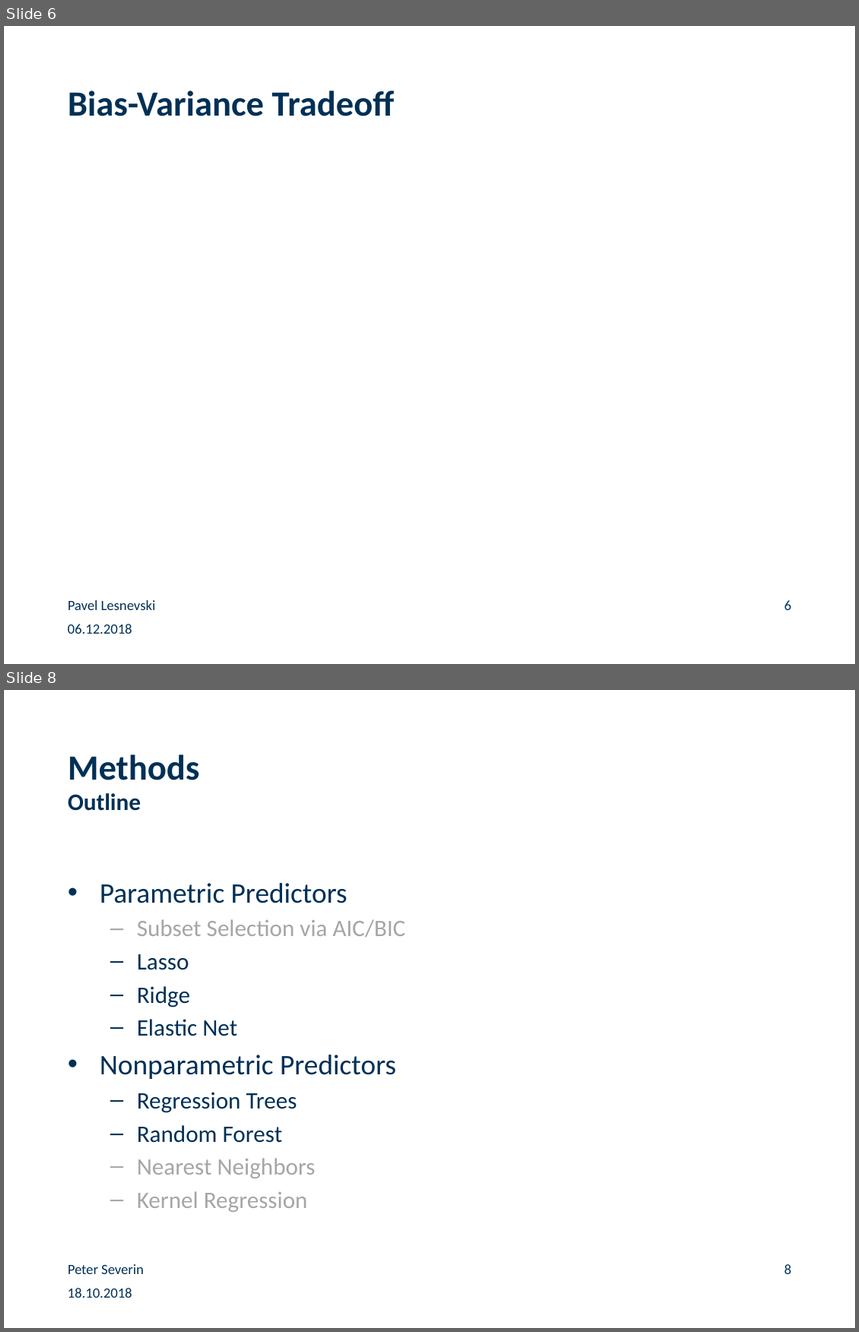
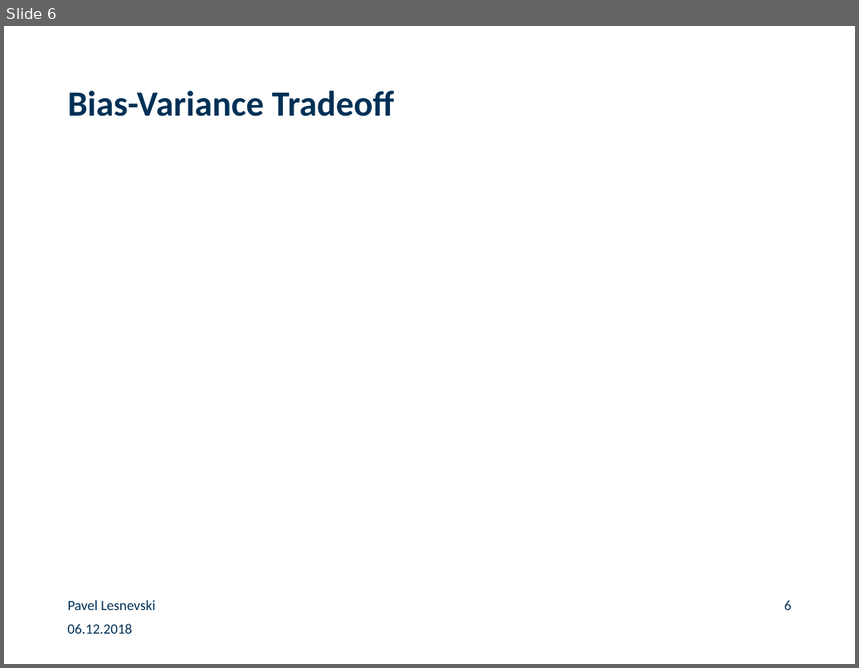
Before and after one commit to paveles/Machine_Learning_and_Equity_Index_Returns, a slide deck: _presentation/MachineLearning_StockMarketReturns.pptx. Shown one above the other, each under a label of ours: slides 6 and 8 before the commit, slide 6 after it; the slides between them are not shown. The pictures are 859x1332 and 859x668 pixels, drawn with LibreOffice and Linux fonts; fonts in the diff are those of the drawing; grey boxes stand for pictures; background and template pictures are left out. Boxes give left, top, right and bottom in pixels: in the first picture for what was removed or moved away, otherwise in the second. Text is boxed around its words. In the diff, an @@ line names an element or a change of style, - is before the commit and + after.

```diff
--- a/_presentation/MachineLearning_StockMarketReturns.pptx
+++ b/_presentation/MachineLearning_StockMarketReturns.pptx
@@ slide 8 removed at (x1=4, y1=690, x2=855, y2=1328), background #FFFFFF @@
@@ title removed at (x1=68, y1=755, x2=200, y2=811) @@
-Methods
-Outline
@@ text removed at (x1=100, y1=883, x2=406, y2=1212) @@
-• Parametric Predictors
-  – Subset Selection via AIC/BIC
-  – Lasso
-  – Ridge
-  – Elastic Net
-• Nonparametric Predictors
-  – Regression Trees
-  – Random Forest
-  – Nearest Neighbors
-  – Kernel Regression
@@ text removed at (x1=68, y1=1265, x2=144, y2=1274) @@
-Peter Severin
@@ page number removed at (x1=785, y1=1265, x2=791, y2=1274) @@
-8
@@ text removed at (x1=68, y1=1288, x2=132, y2=1298) @@
-18.10.2018
```
Also in this commit, not shown: 8 slides changed, 12 slides added, 3 other slides removed, 3 other files.
